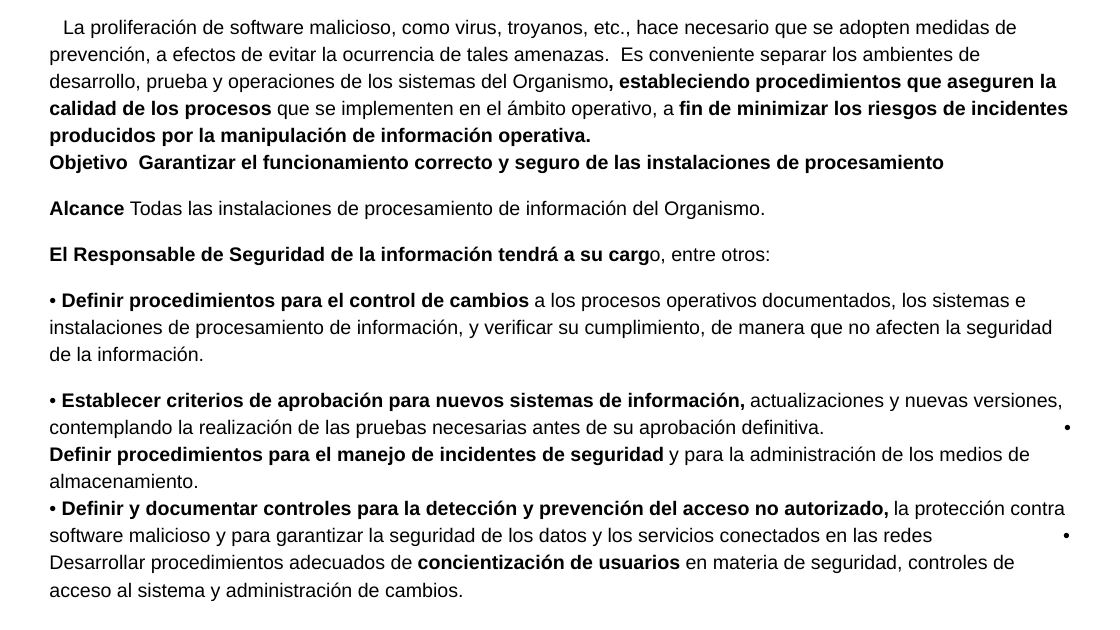
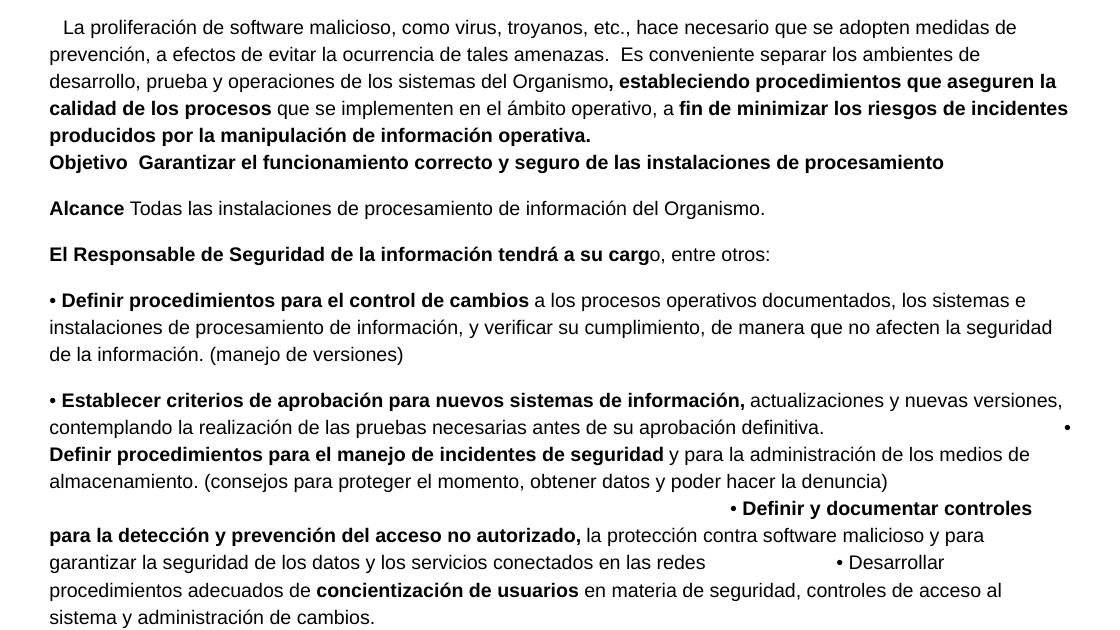
Before and after one commit to lucas-soria/facultad, a slide deck: slide 4 of 4° Año/1° Semestre/Seguridad informatica I/4 Teoria/Clase 7 Seguridad en las Operaciones.pptx. Drawn at 1120x630 pixels with LibreOffice and Linux fonts; fonts in the diff are those of the drawing. Boxes give left, top, right and bottom in pixels: in the first picture for what was removed or moved away, otherwise in the second. Text is boxed around its words. In the diff, an @@ line names an element or a change of style, - is before the commit and + after.

Commit message:
Seguridad I y notas

```diff
--- a/4° Año/1° Semestre/Seguridad informatica I/4 Teoria/Clase 7 Seguridad en las Operaciones.pptx
+++ b/4° Año/1° Semestre/Seguridad informatica I/4 Teoria/Clase 7 Seguridad en las Operaciones.pptx
@@ text at (49,292,1063,628): text changed @@
-• Definir procedimientos para el control de cambios a los procesos operativos documentados, los sistemas e instalaciones de procesamiento de información, y verificar su cumplimiento, de manera que no afecten la seguridad de la información.
-• Establecer criterios de aprobación para nuevos sistemas de información, actualizaciones y nuevas versiones, contemplando la realización de las pruebas necesarias antes de su aprobación definitiva. • Definir procedimientos para el manejo de incidentes de seguridad y para la administración de los medios de almacenamiento. • Definir y documentar controles para la detección y prevención del acceso no autorizado, la protección contra software malicioso y para garantizar la seguridad de los datos y los servicios conectados en las redes • Desarrollar procedimientos adecuados de concientización de usuarios en materia de seguridad, controles de acceso al sistema y administración de cambios.
+• Definir procedimientos para el control de cambios a los procesos operativos documentados, los sistemas e instalaciones de procesamiento de información, y verificar su cumplimiento, de manera que no afecten la seguridad de la información. (manejo de versiones)
+• Establecer criterios de aprobación para nuevos sistemas de información, actualizaciones y nuevas versiones, contemplando la realización de las pruebas necesarias antes de su aprobación definitiva. • Definir procedimientos para el manejo de incidentes de seguridad y para la administración de los medios de almacenamiento. (consejos para proteger el momento, obtener datos y poder hacer la denuncia) • Definir y documentar controles para la detección y prevención del acceso no autorizado, la protección contra software malicioso y para garantizar la seguridad de los datos y los servicios conectados en las redes • Desarrollar procedimientos adecuados de concientización de usuarios en materia de seguridad, controles de acceso al sistema y administración de cambios.
```
Also in this commit, not shown: 1 other slide changed, 29 other files.
